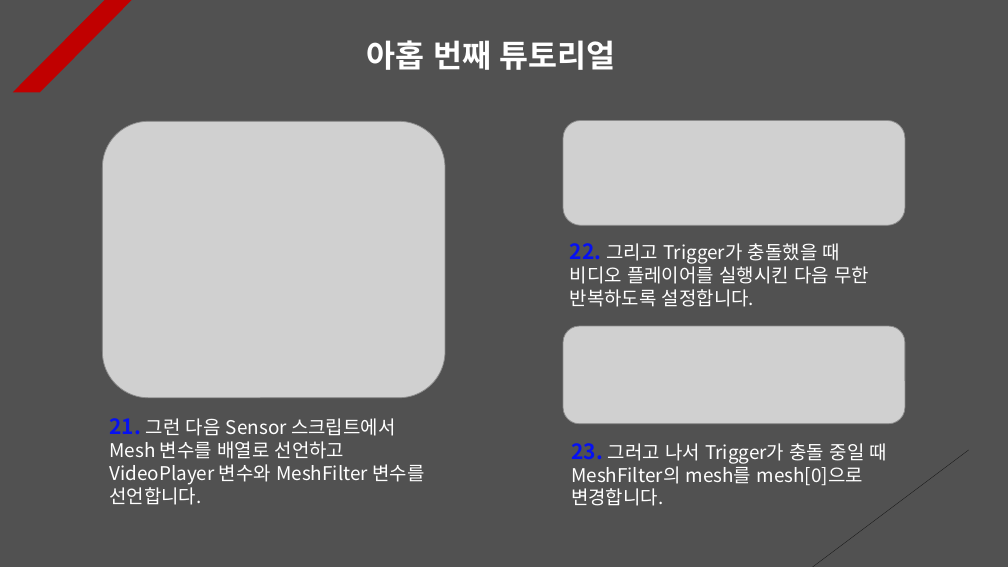
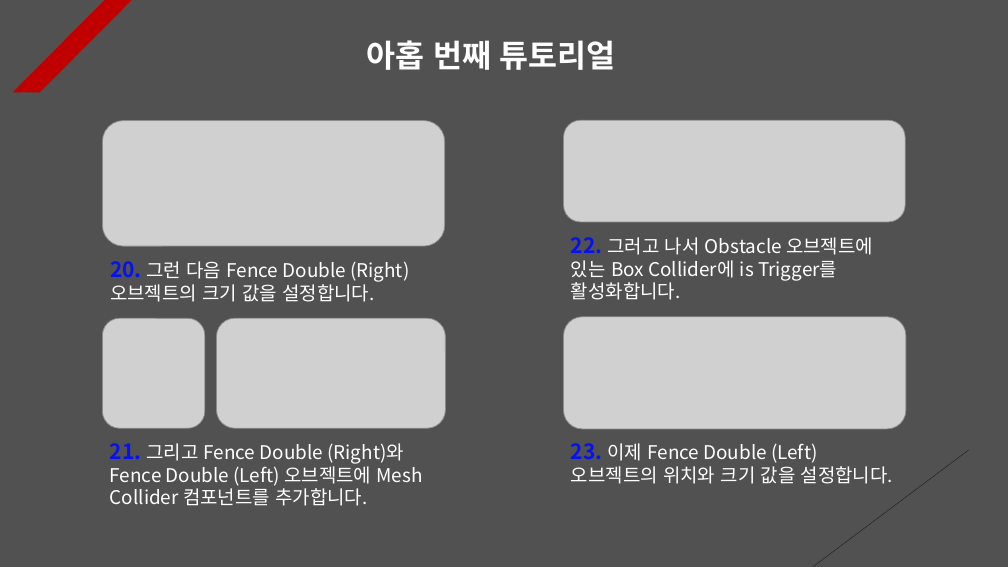
Before and after one commit to Unity2033/3D-UnityEngine, a slide deck: slide 9 of Assets/Class/Collision/PPT Data/Collision Example.pptx. Drawn at 1008x567 pixels with LibreOffice and Linux fonts; fonts in the diff are those of the drawing; grey boxes stand for pictures. Boxes give left, top, right and bottom in pixels: in the first picture for what was removed or moved away, otherwise in the second. Text is boxed around its words. In the diff, an @@ line names an element or a change of style, - is before the commit and + after.

```diff
--- a/Assets/Class/Collision/PPT Data/Collision Example.pptx
+++ b/Assets/Class/Collision/PPT Data/Collision Example.pptx
@@ picture removed at (x1=102, y1=121, x2=445, y2=398) @@
@@ picture added at (x1=102, y1=120, x2=445, y2=246) @@
@@ text at (x1=571, y1=237, x2=873, y2=300): text changed @@
-22. 그리고 Trigger가 충돌했을 때 비디오 플레이어를 실행시킨 다음 무한 반복하도록 설정합니다.
+22. 그러고 나서 Obstacle 오브젝트에 있는 Box Collider에 is Trigger를 활성화합니다.
@@ text at (x1=110, y1=261, x2=409, y2=302): text changed @@
-21. 그런 다음 Sensor 스크립트에서 Mesh 변수를 배열로 선언하고 VideoPlayer 변수와 MeshFilter 변수를 선언합니다.
+20. 그런 다음 Fence Double (Right) 오브젝트의 크기 값을 설정합니다.
@@ picture added at (x1=102, y1=318, x2=204, y2=428) @@
@@ picture added at (x1=216, y1=318, x2=445, y2=429) @@
@@ picture resized from (x1=563, y1=326, x2=905, y2=423) to (x1=563, y1=317, x2=906, y2=429) @@
@@ text added at (x1=110, y1=443, x2=423, y2=506), 18 pt, text #FFFFFF @@
+21. 그리고 Fence Double (Right)와 Fence Double (Left) 오브젝트에 Mesh Collider 컴포넌트를 추가합니다.
@@ text at (x1=571, y1=443, x2=893, y2=484): text changed @@
-23. 그러고 나서 Trigger가 충돌 중일 때 MeshFilter의 mesh를 mesh[0]으로 변경합니다.
+23. 이제 Fence Double (Left) 오브젝트의 위치와 크기 값을 설정합니다.
```
Also in this commit, not shown: 8 other slides changed, 37 other files.
